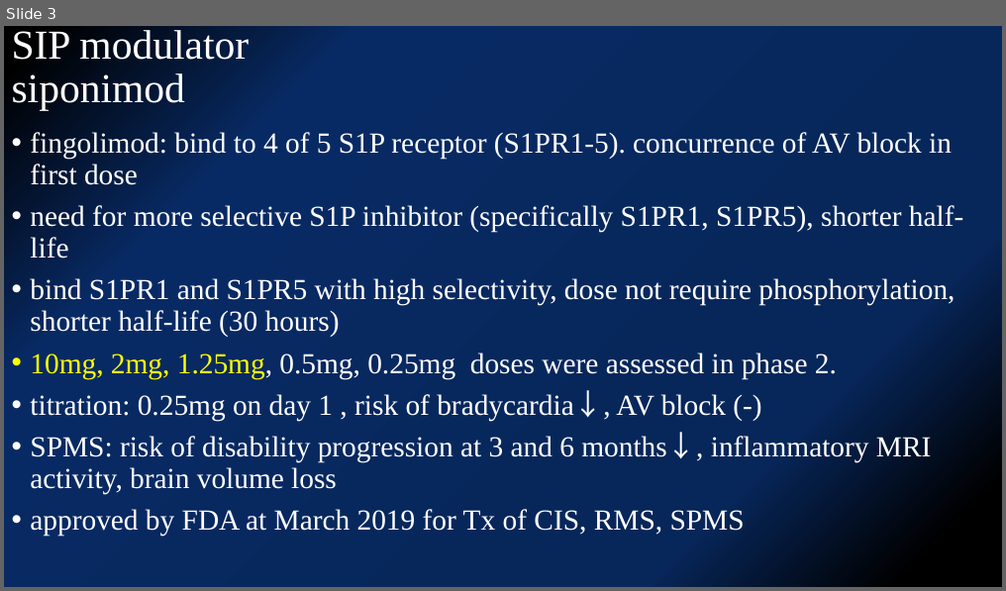
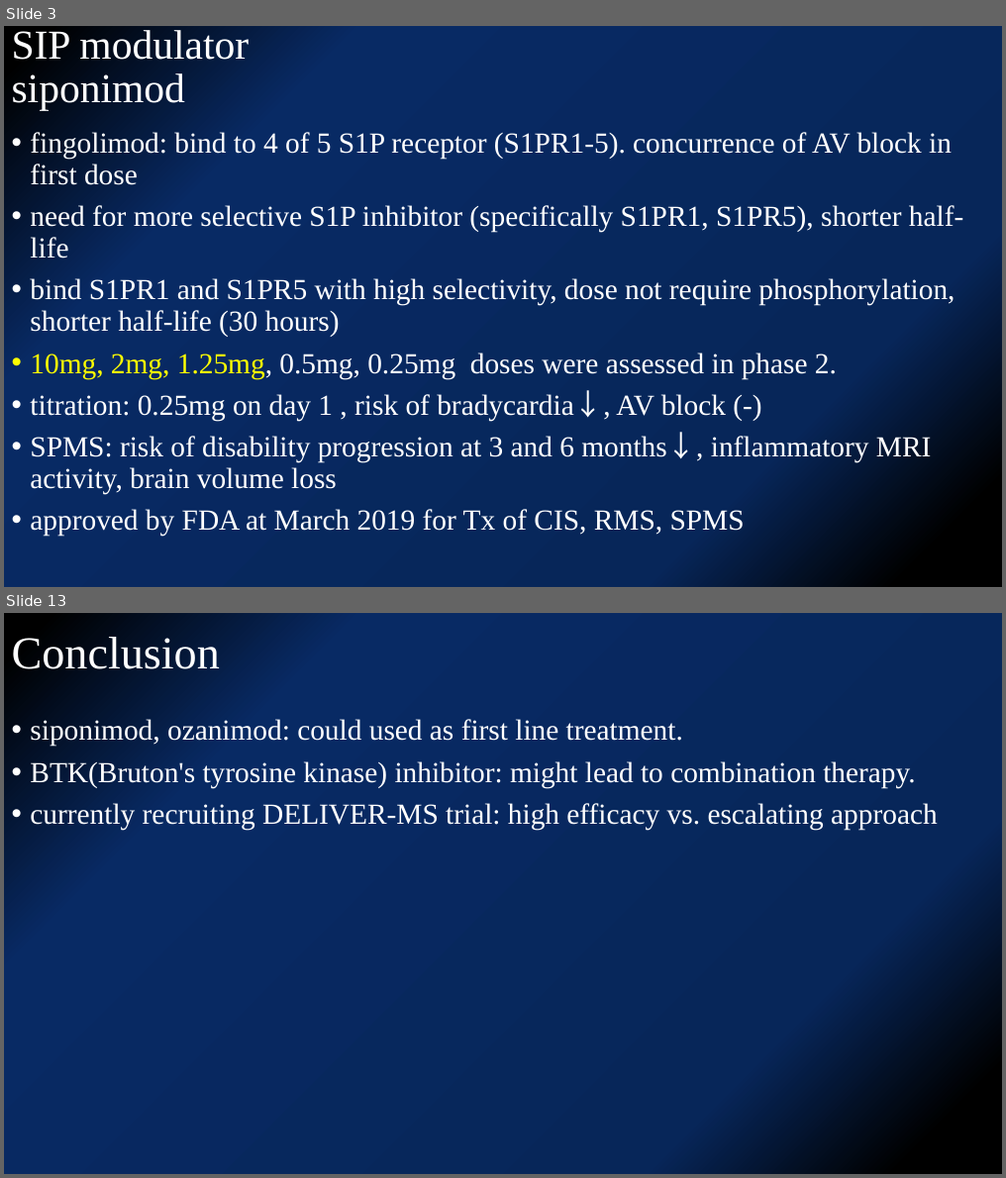
Before and after one commit to kjfdf/12.07_lab_meeting, a slide deck: 2020.12.07 유일한 임상저널리뷰.pptx. Shown one above the other, each under a label of ours: slide 3 before the commit, slides 3 and 13 after it; the slides between them are not shown. The pictures are 1006x591 and 1006x1178 pixels, drawn with LibreOffice and Linux fonts; fonts in the diff are those of the drawing. Boxes give left, top, right and bottom in pixels: in the first picture for what was removed or moved away, otherwise in the second. Text is boxed around its words. In the diff, an @@ line names an element or a change of style, - is before the commit and + after.

```diff
--- a/2020.12.07 유일한 임상저널리뷰.pptx
+++ b/2020.12.07 유일한 임상저널리뷰.pptx
@@ slide 13 added at (4, 613, 1002, 1174), background gradient #000000 to #072659 to #082A64 @@
@@ title added at (12, 634, 220, 669), 44 pt, text #FFFFFF @@
+Conclusion
@@ text added at (30, 719, 938, 830), 28 pt, text #FFFFFF @@
+• siponimod, ozanimod: could used as first line treatment.
+• BTK(Bruton's tyrosine kinase) inhibitor: might lead to combination therapy.
+• currently recruiting DELIVER-MS trial: high efficacy vs. escalating approach
```
Also in this commit, not shown: 5 slides changed, 4 other slides added, 4 slides removed.
